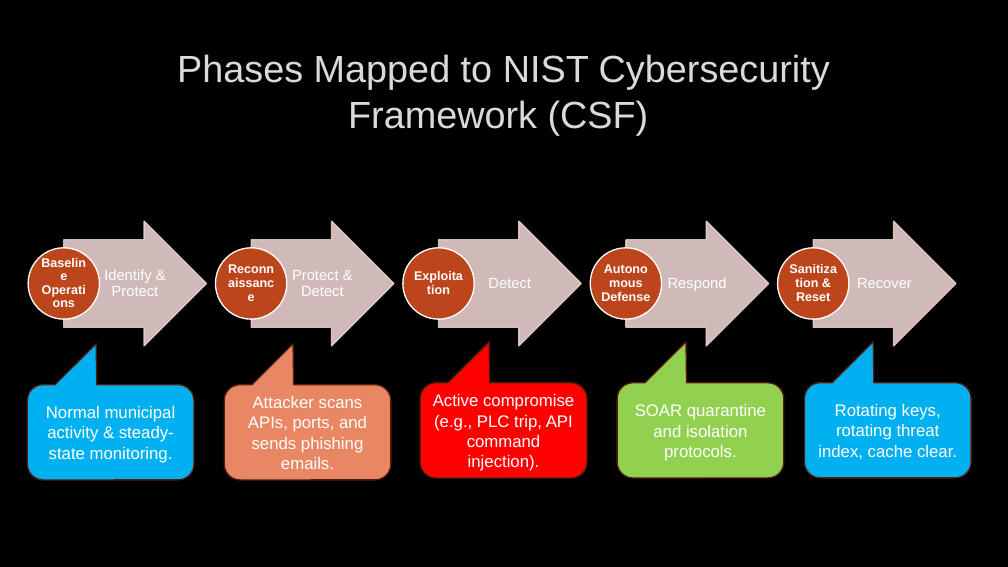
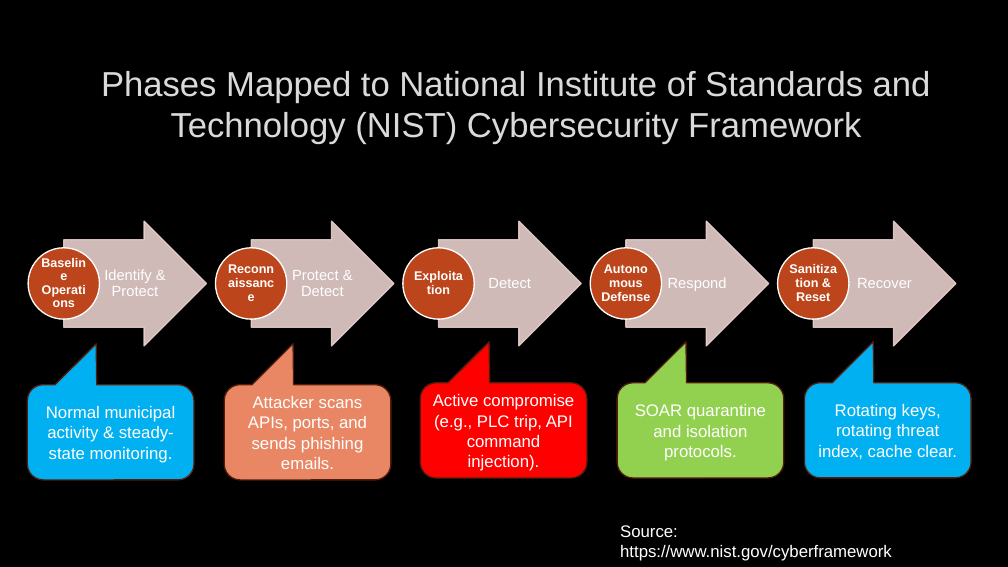
Before and after one commit to ericpang/cyber-simulator, a slide deck: slide 6 of slide_presentation.pptx. Drawn at 1008x567 pixels with LibreOffice and Linux fonts; fonts in the diff are those of the drawing; background and template pictures are left out. Boxes give left, top, right and bottom in pixels: in the first picture for what was removed or moved away, otherwise in the second. Text is boxed around its words. In the diff, an @@ line names an element or a change of style, - is before the commit and + after.

```diff
--- a/slide_presentation.pptx
+++ b/slide_presentation.pptx
@@ text at (101,71,931,144): text changed; size 36 to 33 pt @@
-Phases Mapped to NIST Cybersecurity Framework (CSF)
+Phases Mapped to National Institute of Standards and Technology (NIST) Cybersecurity Framework
@@ text added at (620,525,892,561), 16 pt, text #FFFFFF @@
+Source: https://www.nist.gov/cyberframework
```
Also in this commit, not shown: 3 other slides changed, 1 other file.
